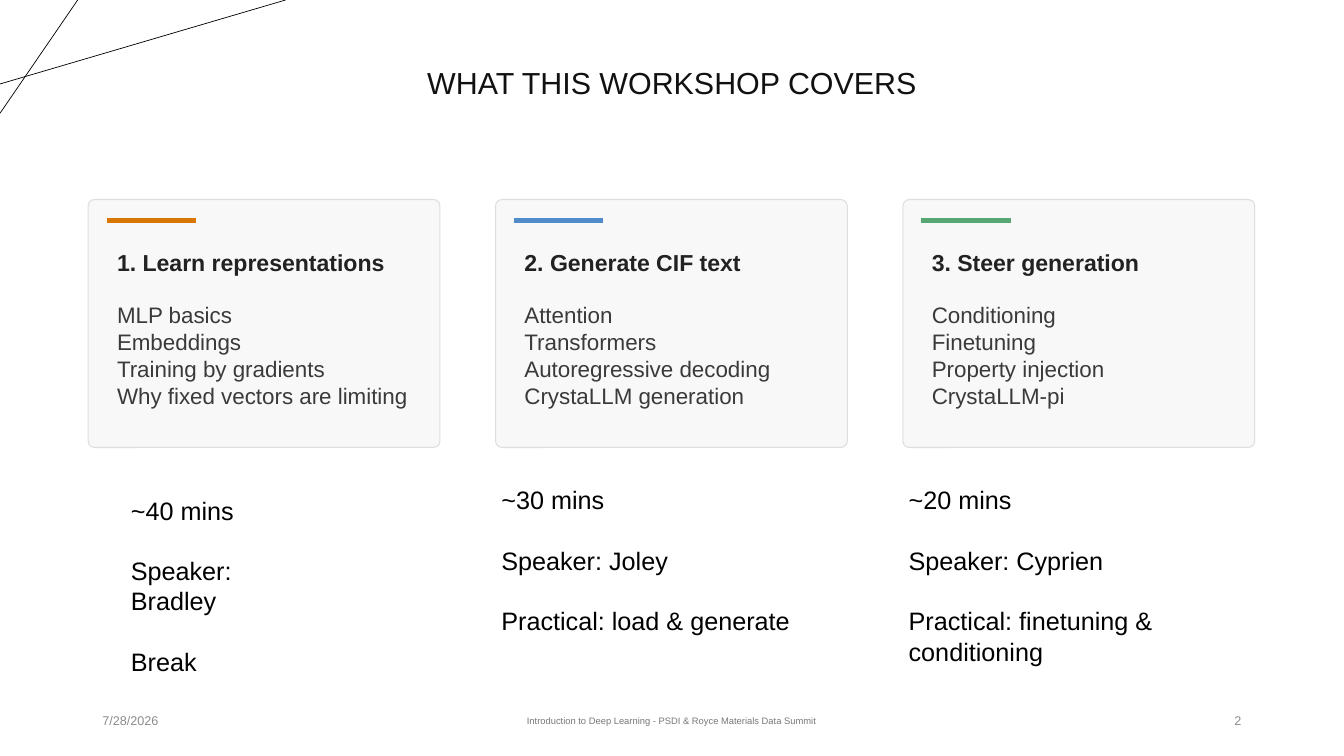
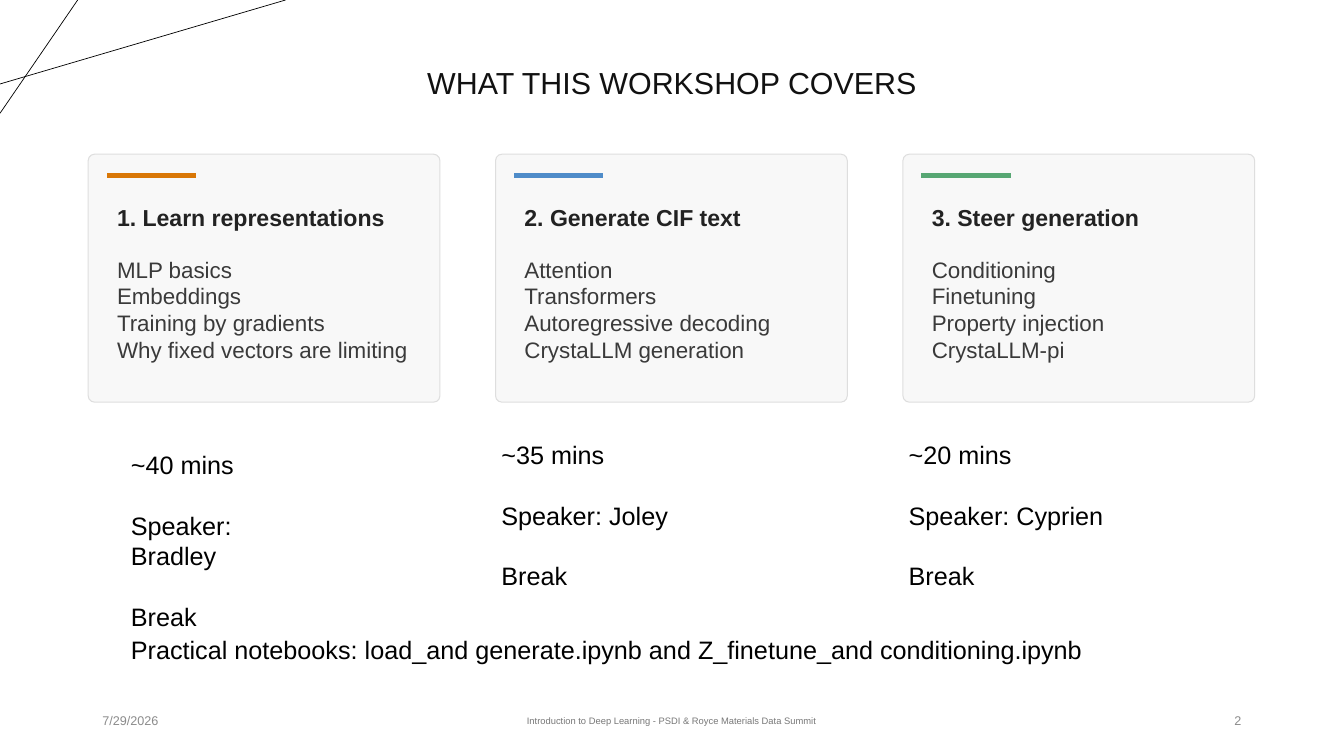
Before and after one commit to mdi-group/royce-psdi-crystallm-training, a slide deck: slide 2 of slides/intro_to_deep_learning.pptx. Drawn at 1344x756 pixels with LibreOffice and Linux fonts; fonts in the diff are those of the drawing. Boxes give left, top, right and bottom in pixels: in the first picture for what was removed or moved away, otherwise in the second. Text is boxed around its words. In the diff, an @@ line names an element or a change of style, - is before the commit and + after.

```diff
--- a/slides/intro_to_deep_learning.pptx
+++ b/slides/intro_to_deep_learning.pptx
@@ 8 texts, 3 rounded rectangles, 3 rectangles moved together from (x1=89, y1=200, x2=1255, y2=672) to (x1=89, y1=154, x2=1255, y2=627) @@
@@ text at (x1=501, y1=445, x2=604, y2=465): text changed @@
-~30 mins
+~35 mins
@@ text "~20 mins" moved from (x1=909, y1=490, x2=1128, y2=666) to (x1=909, y1=445, x2=1103, y2=586) @@
@@ text at (x1=501, y1=566, x2=567, y2=586): text changed @@
-Practical: load & generate
+Break
@@ text at (x1=909, y1=566, x2=975, y2=586): text changed @@
-Practical: finetuning & conditioning
+Break
@@ text added at (x1=131, y1=640, x2=1082, y2=665), 18 pt, text #000000 @@
+Practical notebooks: load_and generate.ipynb and Z_finetune_and conditioning.ipynb
```
Also in this commit, not shown: 28 other slides changed.
